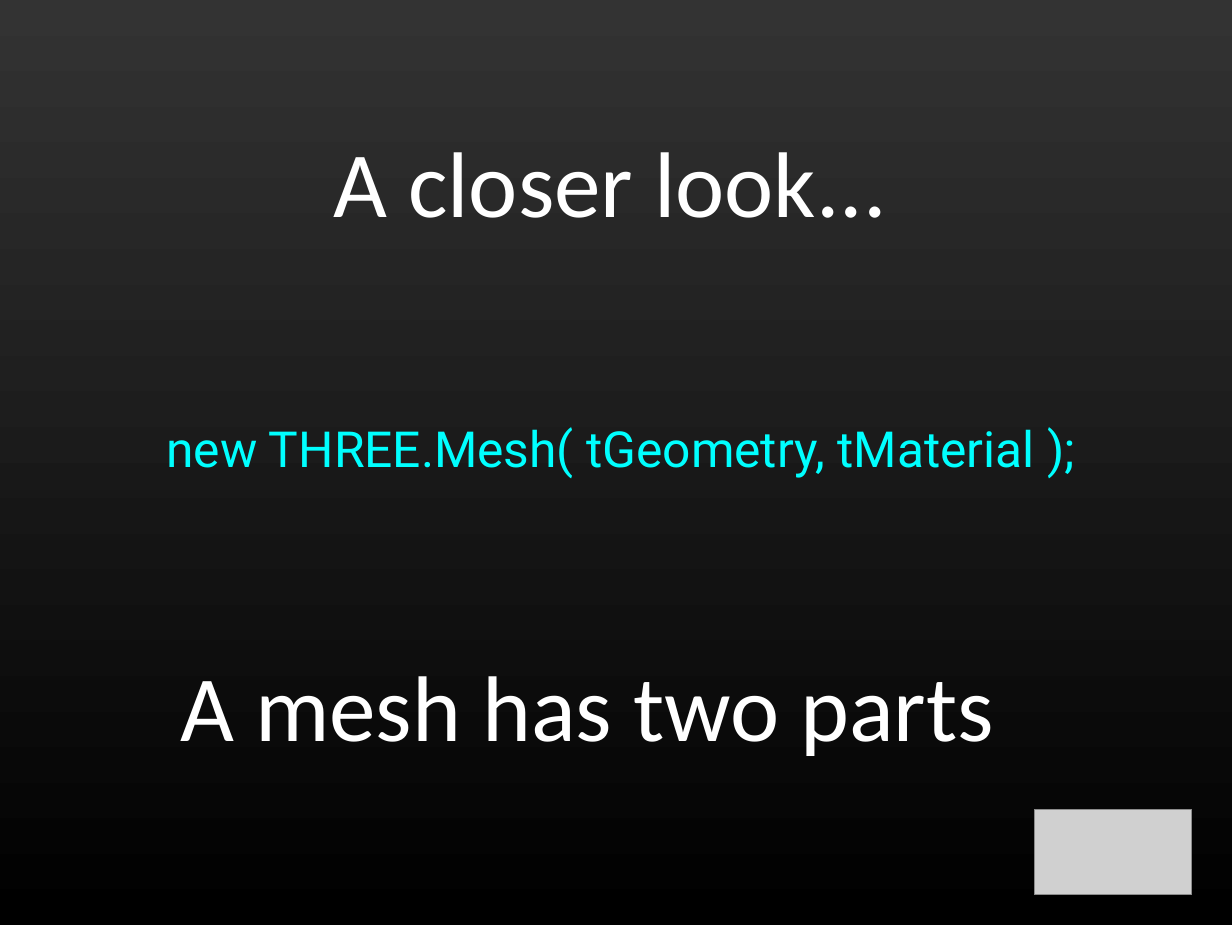
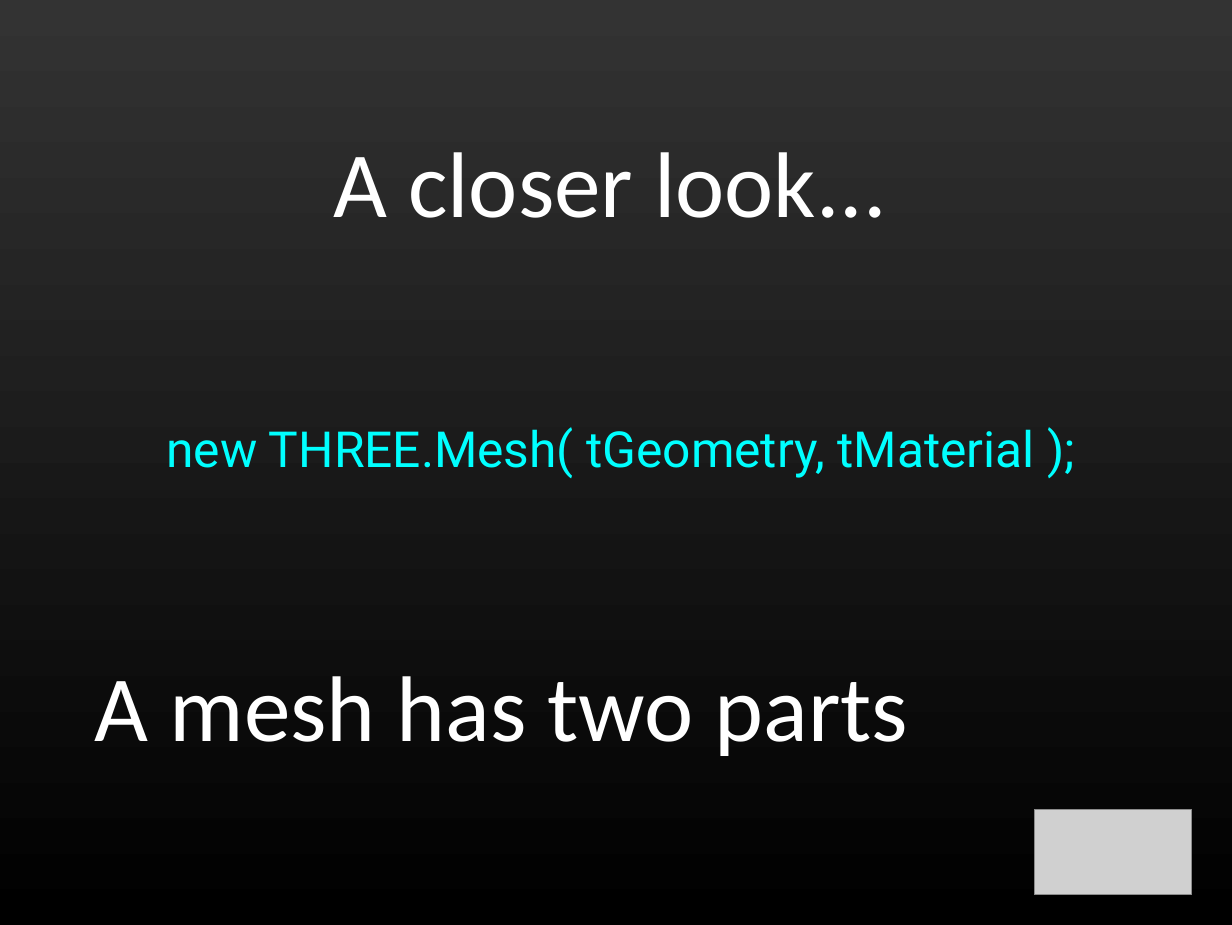
Before and after one commit to shegeek/teapots_can_fly, a slide deck: slide 22 of slides/teapots0.odp. Drawn at 1232x925 pixels with LibreOffice and Linux fonts; fonts in the diff are those of the drawing; grey boxes stand for pictures. Boxes give left, top, right and bottom in pixels: in the first picture for what was removed or moved away, otherwise in the second. Text is boxed around its words. In the diff, an @@ line names an element or a change of style, - is before the commit and + after.

```diff
--- a/slides/teapots0.odp
+++ b/slides/teapots0.odp
@@ text "A mesh has two parts": place and size @@
-text "A mesh has two parts" at [180,676,994,756]
+text "A mesh has two parts" at [95,676,909,756]
```
Also in this commit, not shown: 4 other slides changed.
